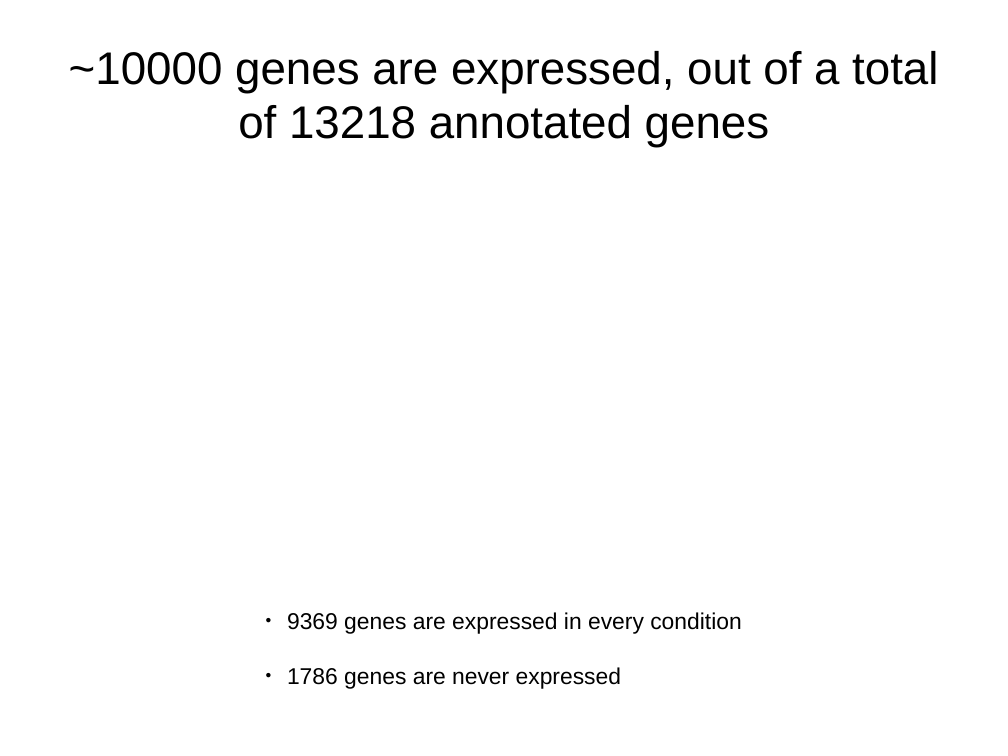
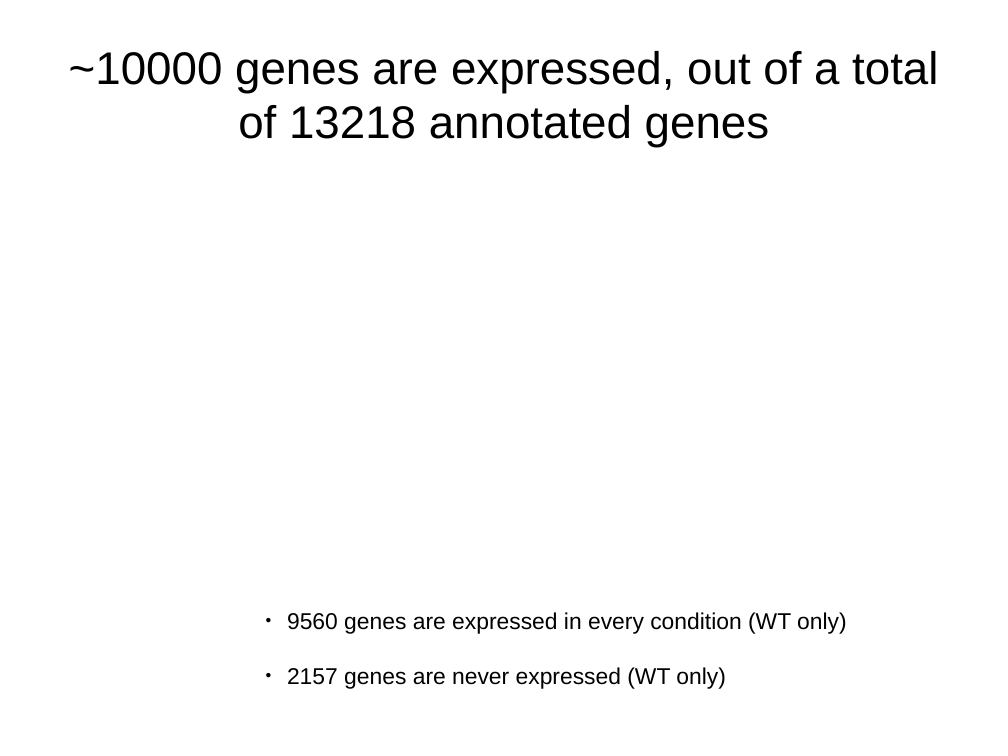
Before and after one commit to wilkinsonlab/m-oryzae-polya, a slide deck: slide 5 of oryzae_data.odp. Drawn at 1008x756 pixels with LibreOffice and Linux fonts; fonts in the diff are those of the drawing. Boxes give left, top, right and bottom in pixels: in the first picture for what was removed or moved away, otherwise in the second. Text is boxed around its words. In the diff, an @@ line names an element or a change of style, - is before the commit and + after.

```diff
--- a/oryzae_data.odp
+++ b/oryzae_data.odp
@@ text at [287, 612, 847, 689]: text changed @@
-● 9369 genes are expressed in every condition
-● 1786 genes are never expressed
+● 9560 genes are expressed in every condition (WT only)
+● 2157 genes are never expressed (WT only)
```
Also in this commit, not shown: 20 other slides changed, 3 slides added, 1 slide removed, 3 other files.
